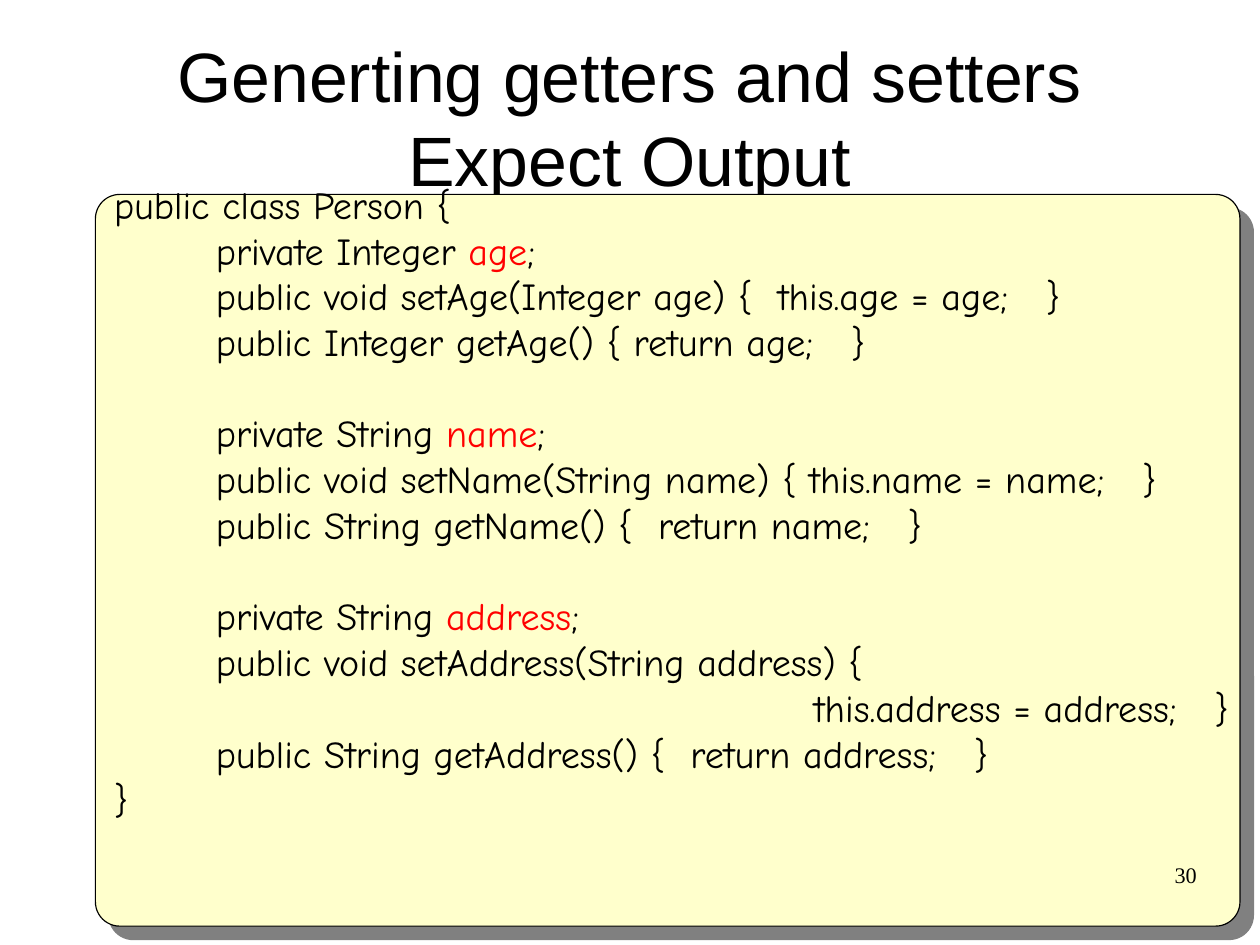
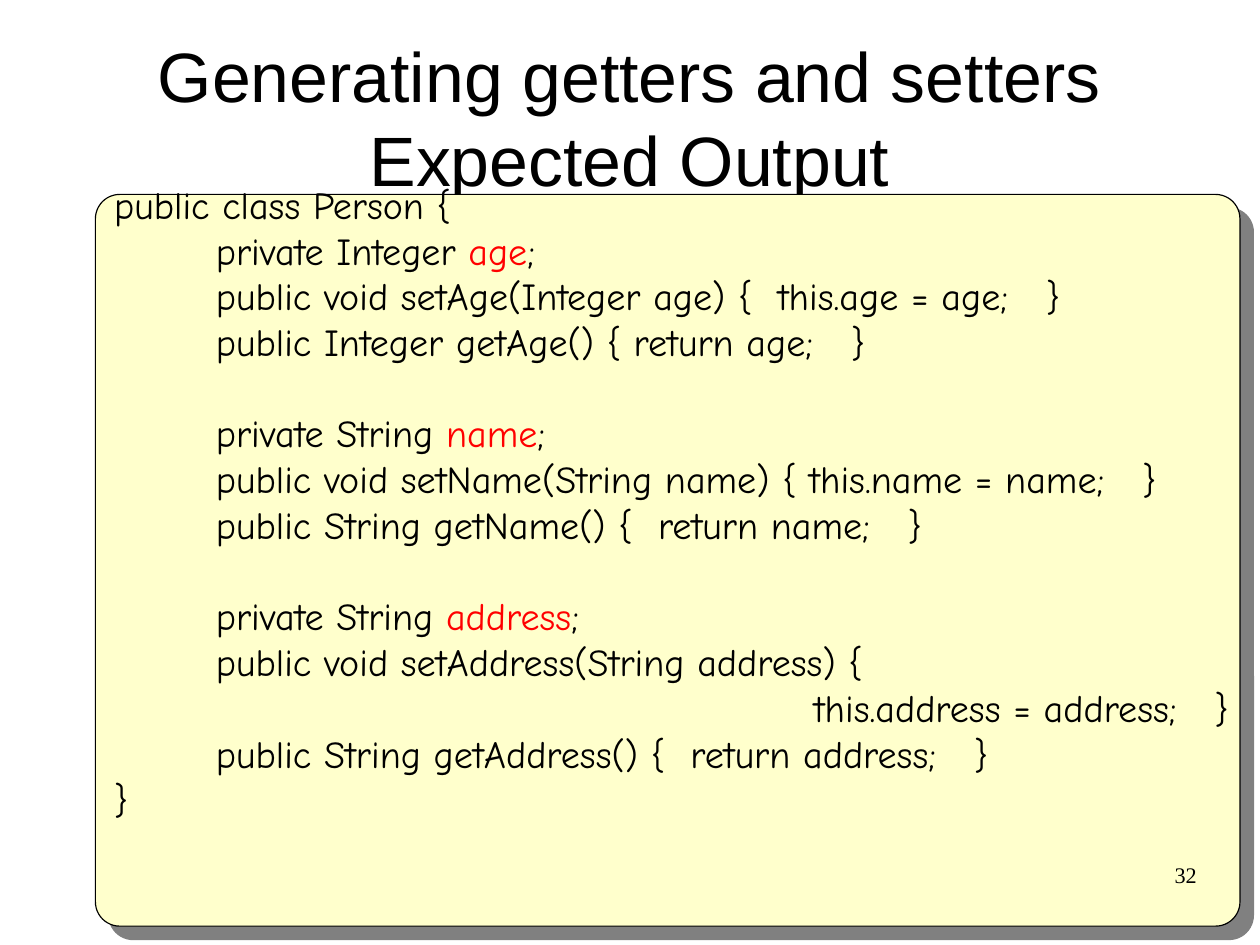
Before and after one commit to cwi-swat/meta-environment, a slide deck: slide 32 of meta-doc/analysis/rascal-slides/rascal-ou.odp (slide 30 before the commit). Drawn at 1260x945 pixels with LibreOffice and Linux fonts; fonts in the diff are those of the drawing; background and template pictures are left out. Boxes give left, top, right and bottom in pixels: in the first picture for what was removed or moved away, otherwise in the second. Text is boxed around its words. In the diff, an @@ line names an element or a change of style, - is before the commit and + after.

```diff
--- a/meta-doc/analysis/rascal-slides/rascal-ou.odp
+++ b/meta-doc/analysis/rascal-slides/rascal-ou.odp
@@ title at (158, 51, 1100, 199): text changed @@
-Generting getters and setters
-Expect Output
+Generating getters and setters
+Expected Output
@@ page number at (1175, 868, 1197, 884): text changed @@
-30
+32
```
Also in this commit, not shown: 7 other slides changed, 10 slides added, 2 other files.
